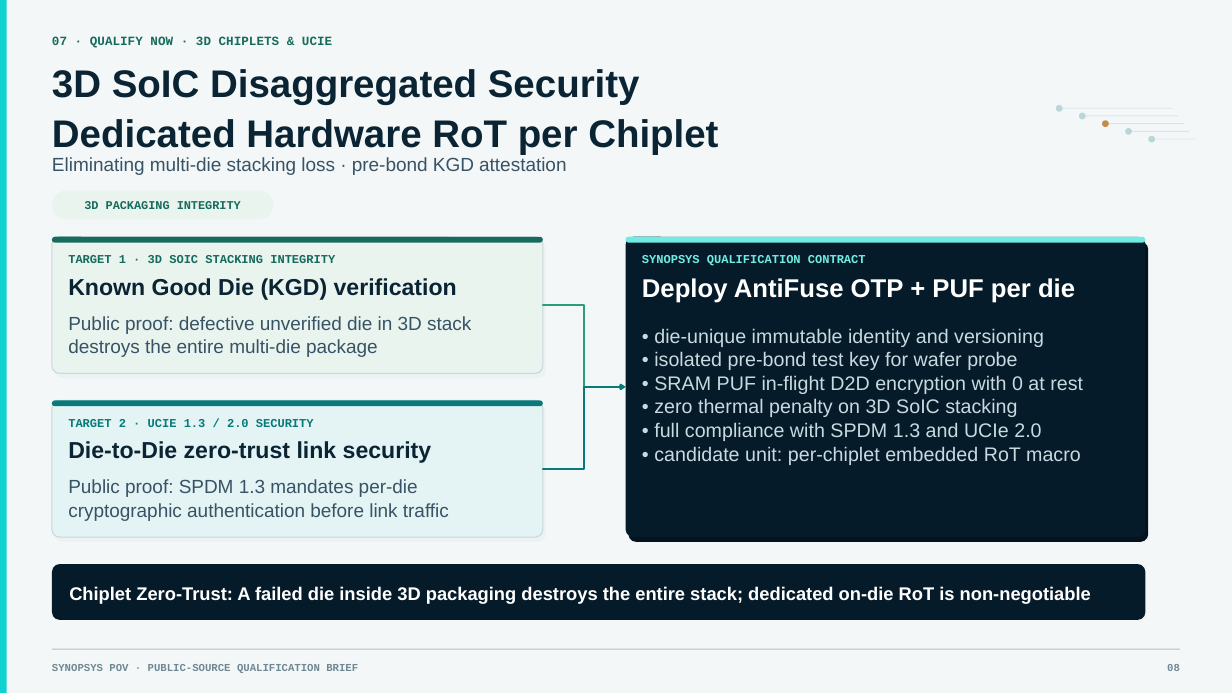
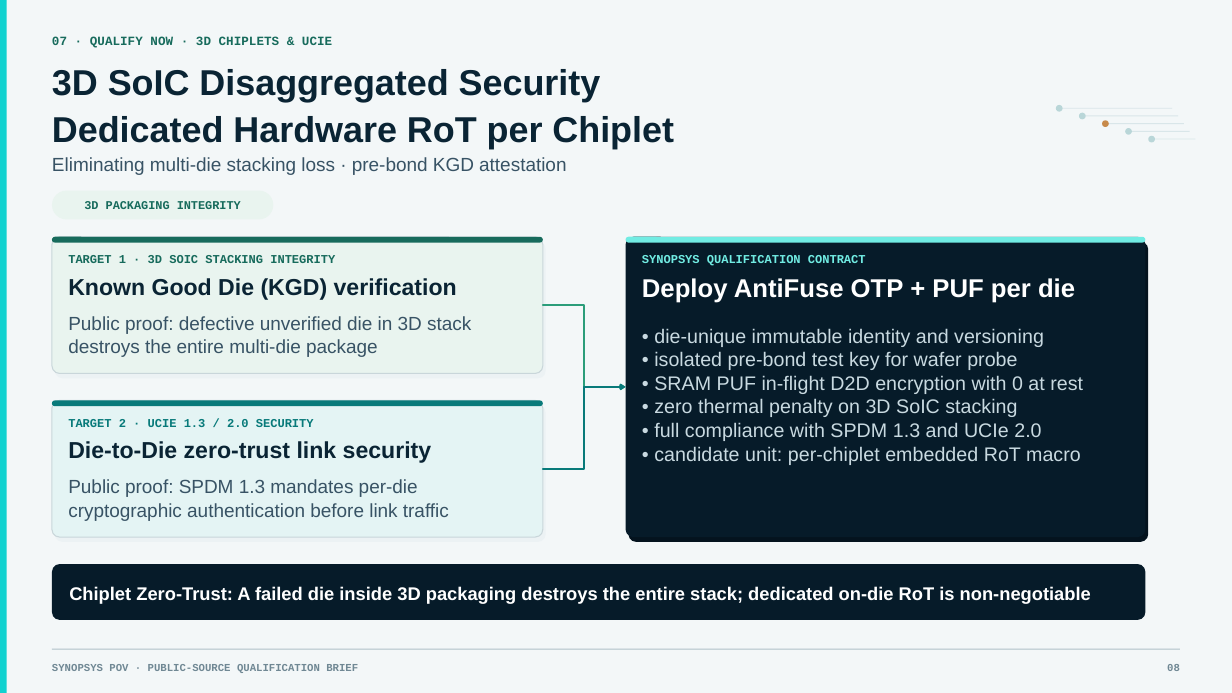
Before and after one commit to SamHuang68/nvm-knowledge-hub, a slide deck: slide 8 of briefing/NVM_AI_OCP_NVM_Opportunities_Executive_v18_Comprehensive_Update_EN.pptx. Drawn at 1232x693 pixels with LibreOffice and Linux fonts; fonts in the diff are those of the drawing. Boxes give left, top, right and bottom in pixels: in the first picture for what was removed or moved away, otherwise in the second. Text is boxed around its words. In the diff, an @@ line names an element or a change of style, - is before the commit and + after.

Commit message:
refactor(style): shorten verbose slide titles and fix color contrast for maximum readability

```diff
--- a/briefing/NVM_AI_OCP_NVM_Opportunities_Executive_v18_Comprehensive_Update_EN.pptx
+++ b/briefing/NVM_AI_OCP_NVM_Opportunities_Executive_v18_Comprehensive_Update_EN.pptx
@@ text "3D SoIC Disaggregated Security" at (52, 69, 674, 149): size 30 to 28 pt @@
```
Also in this commit, not shown: 14 other slides changed, 1 other file.
